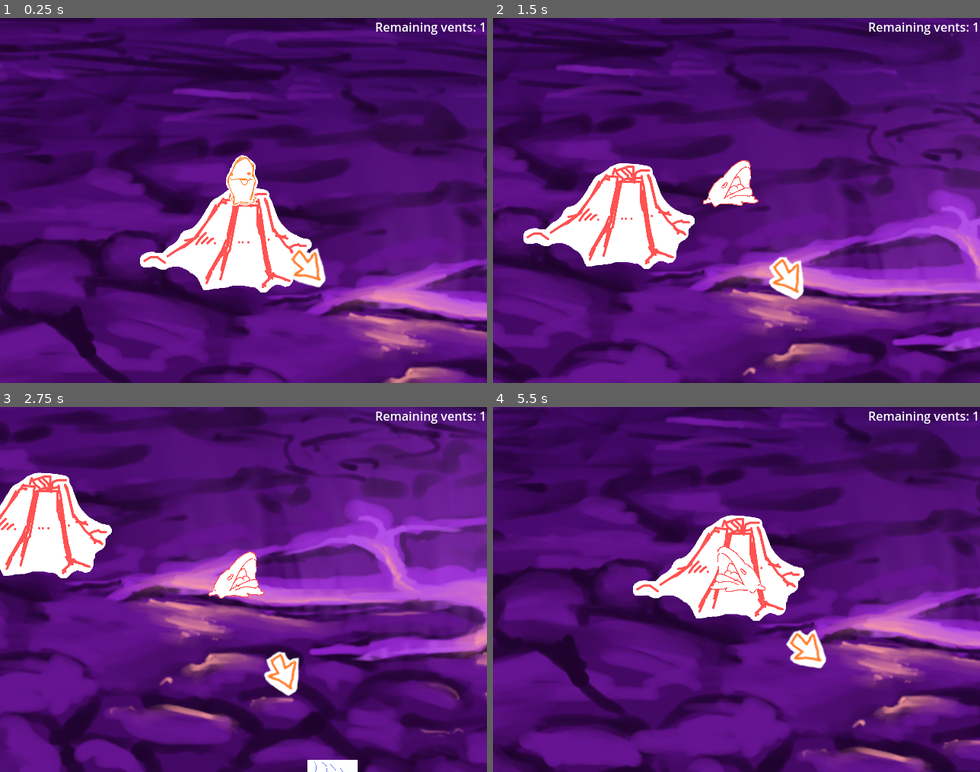
Above: before the commit, frames 1-4 (two rows, left to right).
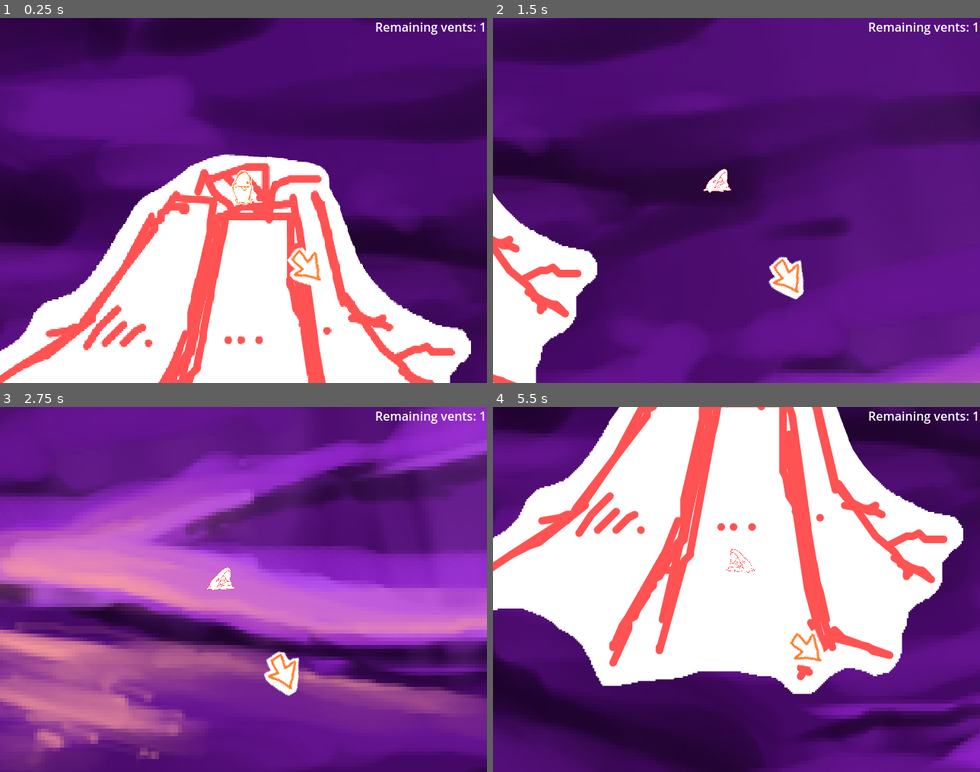
Above: after the commit, the same moments.

Repository: NBumgardner/godot-wild-jam-88-game
Game: Godot game, scene res://main.tscn
Two runs of this game, one before a commit and one after it. Both use one fixed random seed, a clock stepped at 60 frames per second and the inputs below.
Inputs:
- Up to frame 1 (0.25 s): no input
- Up to frame 2 (1.5 s): tap Enter at 0.5 s; hold D (move_right) 0.53-1.28 s; tap Space (action) at 0.6, 1.35 s; hold S (move_down) from 1.28 s (still down)
- Up to frame 3 (2.75 s): release S (move_down) at 2.03 s; hold D (move_right) from 2.03 s (still down); tap Space (action) at 2.1 s
- Up to frame 4 (5.5 s): release D (move_right) at 2.78 s; hold W (move_up) 2.78-3.53 s; tap Space (action) every 0.75 s from 2.85 to 5.1 s; hold A (move_left) 3.53-5.03 s; hold S (move_down) from 5.03 s (still down)

The runs differ from the first frame. In frame 1, 68% of the frame differs, in the area x 0-100%, y 0-100%; in frame 2, 54%; in frame 3, 75%; in frame 4, 79%.

Commit message:
Rescaled player and camera based on sprite

Diff:
--- a/game/objects/player/player.tscn
+++ b/game/objects/player/player.tscn
@@ -1,274 +1,15 @@
-[gd_scene load_steps=34 format=3 uid="uid://cxgg604ulakso"]
+[gd_scene load_steps=18 format=3 uid="uid://cxgg604ulakso"]
 
 [ext_resource type="Script" uid="uid://d18i42fgylo6r" path="res://objects/player/player.gd" id="1_cqmt1"]
-[ext_resource type="Texture2D" uid="uid://6h2d01pimccl" path="res://objects/player/sprites/idle.tres" id="2_ssrue"]
-[ext_resource type="Texture2D" uid="uid://bf1hixc6y61xx" path="res://objects/player/sprites/moving.tres" id="3_jnjyq"]
-[ext_resource type="Texture2D" uid="uid://dyw8lbv6odugr" path="res://objects/player/sprites/silly.tres" id="4_jnjyq"]
-[ext_resource type="Texture2D" uid="uid://c701iwoi2b0a3" path="res://objects/player/sprites/blah.png" id="5_gnkmh"]
+[ext_resource type="Texture2D" uid="uid://dwpv60otyffeg" path="res://objects/player/sprites/slime_0000.png" id="2_gnkmh"]
+[ext_resource type="AnimationLibrary" uid="uid://dnwvt6fbjyffo" path="res://objects/player/player_animation_library.tres" id="3_jnjyq"]
+[ext_resource type="AnimationNodeBlendTree" uid="uid://dg8vy0fsy784s" path="res://objects/player/player_animation_tree.tres" id="6_xkryw"]
+
+[sub_resource type="CircleShape2D" id="CircleShape2D_gnkmh"]
+radius = 40.012497
 
 [sub_resource type="CircleShape2D" id="CircleShape2D_5lq1w"]
-radius = 48.373547
-
-[sub_resource type="Animation" id="Animation_xkryw"]
-length = 0.001
-tracks/0/type = "value"
-tracks/0/imported = false
-tracks/0/enabled = true
-tracks/0/path = NodePath("Sprite2D:texture")
-tracks/0/interp = 1
-tracks/0/loop_wrap = true
-tracks/0/keys = {
-"times": PackedFloat32Array(0),
-"transitions": PackedFloat32Array(1),
-"update": 1,
-"values": [ExtResource("2_ssrue")]
-}
-tracks/1/type = "value"
-tracks/1/imported = false
-tracks/1/enabled = true
-tracks/1/path = NodePath("Sprite2D:position")
-tracks/1/interp = 1
-tracks/1/loop_wrap = true
-tracks/1/keys = {
-"times": PackedFloat32Array(0),
-"transitions": PackedFloat32Array(1),
-"update": 0,
-"values": [Vector2(-2, -93)]
-}
-tracks/2/type = "value"
-tracks/2/imported = false
-tracks/2/enabled = true
-tracks/2/path = NodePath("Sprite2D:scale")
-tracks/2/interp = 1
-tracks/2/loop_wrap = true
-tracks/2/keys = {
-"times": PackedFloat32Array(0),
-"transitions": PackedFloat32Array(1),
-"update": 0,
-"values": [Vector2(1, 1)]
-}
-
-[sub_resource type="Animation" id="Animation_xgwla"]
-resource_name = "blah"
-step = 0.0333333
-tracks/0/type = "value"
-tracks/0/imported = false
-tracks/0/enabled = true
-tracks/0/path = NodePath("Sprite2D:texture")
-tracks/0/interp = 1
-tracks/0/loop_wrap = true
-tracks/0/keys = {
-"times": PackedFloat32Array(0),
-"transitions": PackedFloat32Array(1),
-"update": 1,
-"values": [ExtResource("5_gnkmh")]
-}
-tracks/1/type = "value"
-tracks/1/imported = false
-tracks/1/enabled = true
-tracks/1/path = NodePath("Sprite2D:scale")
-tracks/1/interp = 1
-tracks/1/loop_wrap = true
-tracks/1/keys = {
-"times": PackedFloat32Array(0),
-"transitions": PackedFloat32Array(1),
-"update": 0,
-"values": [Vector2(-0.407, 0.407)]
-}
-tracks/2/type = "value"
-tracks/2/imported = false
-tracks/2/enabled = true
-tracks/2/path = NodePath("Sprite2D:position")
-tracks/2/interp = 1
-tracks/2/loop_wrap = true
-tracks/2/keys = {
-"times": PackedFloat32Array(0),
-"transitions": PackedFloat32Array(1),
-"update": 0,
-"values": [Vector2(-1.9999924, -63)]
-}
-
-[sub_resource type="Animation" id="Animation_gnkmh"]
-resource_name = "idle"
-loop_mode = 1
-step = 0.0333333
-tracks/0/type = "value"
-tracks/0/imported = false
-tracks/0/enabled = true
-tracks/0/path = NodePath("Sprite2D:texture")
-tracks/0/interp = 1
-tracks/0/loop_wrap = true
-tracks/0/keys = {
-"times": PackedFloat32Array(0),
-"transitions": PackedFloat32Array(1),
-"update": 1,
-"values": [ExtResource("2_ssrue")]
-}
-tracks/1/type = "value"
-tracks/1/imported = false
-tracks/1/enabled = true
-tracks/1/path = NodePath("Sprite2D:position")
-tracks/1/interp = 1
-tracks/1/loop_wrap = true
-tracks/1/keys = {
-"times": PackedFloat32Array(0),
-"transitions": PackedFloat32Array(1),
-"update": 0,
-"values": [Vector2(-2, -93)]
-}
-tracks/2/type = "value"
-tracks/2/imported = false
-tracks/2/enabled = true
-tracks/2/path = NodePath("Sprite2D:scale")
-tracks/2/interp = 1
-tracks/2/loop_wrap = true
-tracks/2/keys = {
-"times": PackedFloat32Array(0),
-"transitions": PackedFloat32Array(1),
-"update": 0,
-"values": [Vector2(1, 1)]
-}
-
-[sub_resource type="Animation" id="Animation_ow0dq"]
-resource_name = "moving"
-loop_mode = 1
-step = 0.0333333
-tracks/0/type = "value"
-tracks/0/imported = false
-tracks/0/enabled = true
-tracks/0/path = NodePath("Sprite2D:texture")
-tracks/0/interp = 1
-tracks/0/loop_wrap = true
-tracks/0/keys = {
-"times": PackedFloat32Array(0),
-"transitions": PackedFloat32Array(1),
-"update": 1,
-"values": [ExtResource("3_jnjyq")]
-}
-tracks/1/type = "value"
-tracks/1/imported = false
-tracks/1/enabled = true
-tracks/1/path = NodePath("Sprite2D:position")
-tracks/1/interp = 1
-tracks/1/loop_wrap = true
-tracks/1/keys = {
-"times": PackedFloat32Array(0, 0.5, 1),
-"transitions": PackedFloat32Array(1, 1, 1),
-"update": 0,
-"values": [Vector2(28.000002, -77), Vector2(28, -61), Vector2(28.000002, -77)]
-}
-tracks/2/type = "value"
-tracks/2/imported = false
-tracks/2/enabled = true
-tracks/2/path = NodePath("Sprite2D:scale")
-tracks/2/interp = 1
-tracks/2/loop_wrap = true
-tracks/2/keys = {
-"times": PackedFloat32Array(0, 0.5, 1),
-"transitions": PackedFloat32Array(1, 1, 1),
-"update": 0,
-"values": [Vector2(1.4299363, 1.4299363), Vector2(1.4299363, 1.1226115), Vector2(1.4299363, 1.4299363)]
-}
-
-[sub_resource type="Animation" id="Animation_m4kly"]
-resource_name = "silly"
-step = 0.0333333
-tracks/0/type = "value"
-tracks/0/imported = false
-tracks/0/enabled = true
-tracks/0/path = NodePath("Sprite2D:texture")
-tracks/0/interp = 1
-tracks/0/loop_wrap = true
-tracks/0/keys = {
-"times": PackedFloat32Array(0),
-"transitions": PackedFloat32Array(1),
-"update": 1,
-"values": [ExtResource("4_jnjyq")]
-}
-tracks/1/type = "value"
-tracks/1/imported = false
-tracks/1/enabled = true
-tracks/1/path = NodePath("Sprite2D:scale")
-tracks/1/interp = 1
-tracks/1/loop_wrap = true
-tracks/1/keys = {
-"times": PackedFloat32Array(0),
-"transitions": PackedFloat32Array(1),
-"update": 0,
-"values": [Vector2(1, 1)]
-}
-tracks/2/type = "value"
-tracks/2/imported = false
-tracks/2/enabled = true
-tracks/2/path = NodePath("Sprite2D:position")
-tracks/2/interp = 1
-tracks/2/loop_wrap = true
-tracks/2/keys = {
-"times": PackedFloat32Array(0),
-"transitions": PackedFloat32Array(1),
-"update": 0,
-"values": [Vector2(-5, -88)]
-}
-
-[sub_resource type="AnimationLibrary" id="AnimationLibrary_m4kly"]
-_data = {
-&"RESET": SubResource("Animation_xkryw"),
-&"blah": SubResource("Animation_xgwla"),
-&"idle": SubResource("Animation_gnkmh"),
-&"moving": SubResource("Animation_ow0dq"),
-&"silly": SubResource("Animation_m4kly")
-}
-
-[sub_resource type="AnimationNodeAnimation" id="AnimationNodeAnimation_ow0dq"]
-animation = &"blah"
-
-[sub_resource type="AnimationNodeOneShot" id="AnimationNodeOneShot_m4kly"]
-
-[sub_resource type="AnimationNodeAnimation" id="AnimationNodeAnimation_xkryw"]
-animation = &"moving"
-
-[sub_resource type="AnimationNodeAnimation" id="AnimationNodeAnimation_gnkmh"]
-animation = &"idle"
-
-[sub_resource type="AnimationNodeAnimation" id="AnimationNodeAnimation_m4kly"]
-animation = &"silly"
-
-[sub_resource type="AnimationNodeOneShot" id="AnimationNodeOneShot_xgwla"]
-autorestart = true
-autorestart_delay = 3.0
-autorestart_random_delay = 4.0
-
-[sub_resource type="AnimationNodeBlendTree" id="AnimationNodeBlendTree_bi5m7"]
-graph_offset = Vector2(-524, -26)
-nodes/output/position = Vector2(240, 100)
-nodes/Animation/node = SubResource("AnimationNodeAnimation_m4kly")
-nodes/Animation/position = Vector2(-240, 220)
-nodes/OneShot/node = SubResource("AnimationNodeOneShot_xgwla")
-nodes/OneShot/position = Vector2(0, 100)
-"nodes/Animation 2/node" = SubResource("AnimationNodeAnimation_gnkmh")
-"nodes/Animation 2/position" = Vector2(-240, 40)
-node_connections = [&"output", 0, &"OneShot", &"OneShot", 0, &"Animation 2", &"OneShot", 1, &"Animation"]
-
-[sub_resource type="AnimationNodeBlendSpace1D" id="AnimationNodeBlendSpace1D_ow0dq"]
-blend_point_0/node = SubResource("AnimationNodeAnimation_xkryw")
-blend_point_0/pos = 1.0
-blend_point_1/node = SubResource("AnimationNodeBlendTree_bi5m7")
-blend_point_1/pos = 0.0
-min_space = 0.0
-
-[sub_resource type="AnimationNodeBlendTree" id="AnimationNodeBlendTree_m4kly"]
-graph_offset = Vector2(-805, 4)
-nodes/output/position = Vector2(300, 200)
-nodes/MovingBlendSpace/node = SubResource("AnimationNodeBlendSpace1D_ow0dq")
-nodes/MovingBlendSpace/position = Vector2(-480, 220)
-nodes/BlahOneShot/node = SubResource("AnimationNodeOneShot_m4kly")
-nodes/BlahOneShot/position = Vector2(2.1373665, 218.52255)
-nodes/Animation/node = SubResource("AnimationNodeAnimation_ow0dq")
-nodes/Animation/position = Vector2(-200, 340)
-node_connections = [&"output", 0, &"BlahOneShot", &"BlahOneShot", 0, &"MovingBlendSpace", &"BlahOneShot", 1, &"Animation"]
-
-[sub_resource type="CircleShape2D" id="CircleShape2D_gnkmh"]
-radius = 64.0
+radius = 14.142136
 
 [sub_resource type="Gradient" id="Gradient_gnkmh"]
 offsets = PackedFloat32Array(0.82, 1)
@@ -329,29 +70,7 @@
 collision_layer = 5
 motion_mode = 1
 script = ExtResource("1_cqmt1")
-
-[node name="CollisionShape2D" type="CollisionShape2D" parent="."]
-shape = SubResource("CircleShape2D_5lq1w")
-
-[node name="Sprite2D" type="Sprite2D" parent="."]
-position = Vector2(-2, -93)
-texture = ExtResource("2_ssrue")
-
-[node name="AnimationPlayer" type="AnimationPlayer" parent="."]
-libraries = {
-&"": SubResource("AnimationLibrary_m4kly")
-}
-
-[node name="AnimationTree" type="AnimationTree" parent="."]
-tree_root = SubResource("AnimationNodeBlendTree_m4kly")
-anim_player = NodePath("../AnimationPlayer")
-parameters/MovingBlendSpace/blend_position = 0.0014925373
-parameters/MovingBlendSpace/1/OneShot/active = false
-parameters/MovingBlendSpace/1/OneShot/internal_active = false
-parameters/MovingBlendSpace/1/OneShot/request = 0
-parameters/BlahOneShot/active = false
-parameters/BlahOneShot/internal_active = false
-parameters/BlahOneShot/request = 0
+metadata/_edit_horizontal_guides_ = [-67.0]
 
 [node name="VentDetector" type="Area2D" parent="."]
 collision_layer = 0
@@ -362,8 +81,34 @@
 shape = SubResource("CircleShape2D_gnkmh")
 debug_color = Color(0.99607843, 0, 0.22745098, 0.26666668)
 
+[node name="CollisionShape2D" type="CollisionShape2D" parent="."]
+shape = SubResource("CircleShape2D_5lq1w")
+
+[node name="Sprite2D" type="Sprite2D" parent="."]
+physics_interpolation_mode = 2
+position = Vector2(0, -21)
+texture = ExtResource("2_gnkmh")
+offset = Vector2(19.581293, -53.848553)
+
 [node name="SquirtParticles" type="GPUParticles2D" parent="."]
 emitting = false
 texture = SubResource("GradientTexture2D_xkryw")
 explosiveness = 0.71
 process_material = SubResource("ParticleProcessMaterial_ow0dq")
+
+[node name="AnimationPlayer" type="AnimationPlayer" parent="."]
+libraries = {
+&"": ExtResource("3_jnjyq")
+}
+
+[node name="AnimationTree" type="AnimationTree" parent="."]
+callback_mode_process = 0
+tree_root = ExtResource("6_xkryw")
+anim_player = NodePath("../AnimationPlayer")
+parameters/MovingBlendSpace/blend_position = 0.00074626866
+parameters/MovingBlendSpace/1/OneShot/active = false
+parameters/MovingBlendSpace/1/OneShot/internal_active = false
+parameters/MovingBlendSpace/1/OneShot/request = 0
+parameters/BlahOneShot/active = false
+parameters/BlahOneShot/internal_active = false
+parameters/BlahOneShot/request = 0
--- /dev/null
+++ b/game/objects/player/player_animation_library.tres
@@ -0,0 +1,216 @@
+[gd_resource type="AnimationLibrary" load_steps=10 format=3 uid="uid://dnwvt6fbjyffo"]
+
+[ext_resource type="Texture2D" uid="uid://dwpv60otyffeg" path="res://objects/player/sprites/slime_0000.png" id="1_qicga"]
+[ext_resource type="Texture2D" uid="uid://c701iwoi2b0a3" path="res://objects/player/sprites/blah.png" id="2_kds8d"]
+[ext_resource type="Texture2D" uid="uid://bf1hixc6y61xx" path="res://objects/player/sprites/moving.tres" id="3_mgqy2"]
+[ext_resource type="Texture2D" uid="uid://dyw8lbv6odugr" path="res://objects/player/sprites/silly.tres" id="4_d0dco"]
+
+[sub_resource type="Animation" id="Animation_xkryw"]
+length = 0.001
+tracks/0/type = "value"
+tracks/0/imported = false
+tracks/0/enabled = true
+tracks/0/path = NodePath("Sprite2D:texture")
+tracks/0/interp = 1
+tracks/0/loop_wrap = true
+tracks/0/keys = {
+"times": PackedFloat32Array(0),
+"transitions": PackedFloat32Array(1),
+"update": 1,
+"values": [ExtResource("1_qicga")]
+}
+tracks/1/type = "value"
+tracks/1/imported = false
+tracks/1/enabled = true
+tracks/1/path = NodePath("Sprite2D:position")
+tracks/1/interp = 1
+tracks/1/loop_wrap = true
+tracks/1/keys = {
+"times": PackedFloat32Array(0),
+"transitions": PackedFloat32Array(1),
+"update": 0,
+"values": [Vector2(0, -21)]
+}
+tracks/2/type = "value"
+tracks/2/imported = false
+tracks/2/enabled = true
+tracks/2/path = NodePath("Sprite2D:scale")
+tracks/2/interp = 1
+tracks/2/loop_wrap = true
+tracks/2/keys = {
+"times": PackedFloat32Array(0),
+"transitions": PackedFloat32Array(1),
+"update": 0,
+"values": [Vector2(1, 1)]
+}
+
+[sub_resource type="Animation" id="Animation_xgwla"]
+resource_name = "blah"
+step = 0.0333333
+tracks/0/type = "value"
+tracks/0/imported = false
+tracks/0/enabled = true
+tracks/0/path = NodePath("Sprite2D:texture")
+tracks/0/interp = 1
+tracks/0/loop_wrap = true
+tracks/0/keys = {
+"times": PackedFloat32Array(0),
+"transitions": PackedFloat32Array(1),
+"update": 1,
+"values": [ExtResource("2_kds8d")]
+}
+tracks/1/type = "value"
+tracks/1/imported = false
+tracks/1/enabled = true
+tracks/1/path = NodePath("Sprite2D:scale")
+tracks/1/interp = 1
+tracks/1/loop_wrap = true
+tracks/1/keys = {
+"times": PackedFloat32Array(0),
+"transitions": PackedFloat32Array(1),
+"update": 0,
+"values": [Vector2(-0.061499655, 0.061499644)]
+}
+tracks/2/type = "value"
+tracks/2/imported = false
+tracks/2/enabled = true
+tracks/2/path = NodePath("Sprite2D:position")
+tracks/2/interp = 1
+tracks/2/loop_wrap = true
+tracks/2/keys = {
+"times": PackedFloat32Array(0),
+"transitions": PackedFloat32Array(1),
+"update": 0,
+"values": [Vector2(0, -9)]
+}
+
+[sub_resource type="Animation" id="Animation_gnkmh"]
+resource_name = "idle"
+loop_mode = 1
+step = 0.0333333
+tracks/0/type = "value"
+tracks/0/imported = false
+tracks/0/enabled = true
+tracks/0/path = NodePath("Sprite2D:texture")
+tracks/0/interp = 1
+tracks/0/loop_wrap = true
+tracks/0/keys = {
+"times": PackedFloat32Array(0),
+"transitions": PackedFloat32Array(1),
+"update": 1,
+"values": [ExtResource("1_qicga")]
+}
+tracks/1/type = "value"
+tracks/1/imported = false
+tracks/1/enabled = true
+tracks/1/path = NodePath("Sprite2D:position")
+tracks/1/interp = 1
+tracks/1/loop_wrap = true
+tracks/1/keys = {
+"times": PackedFloat32Array(0),
+"transitions": PackedFloat32Array(1),
+"update": 0,
+"values": [Vector2(-19, 32)]
+}
+tracks/2/type = "value"
+tracks/2/imported = false
+tracks/2/enabled = true
+tracks/2/path = NodePath("Sprite2D:scale")
+tracks/2/interp = 1
+tracks/2/loop_wrap = true
+tracks/2/keys = {
+"times": PackedFloat32Array(0),
+"transitions": PackedFloat32Array(1),
+"update": 0,
+"values": [Vector2(1, 1)]
+}
+
+[sub_resource type="Animation" id="Animation_ow0dq"]
+resource_name = "moving"
+loop_mode = 1
+step = 0.0333333
+tracks/0/type = "value"
+tracks/0/imported = false
+tracks/0/enabled = true
+tracks/0/path = NodePath("Sprite2D:texture")
+tracks/0/interp = 1
+tracks/0/loop_wrap = true
+tracks/0/keys = {
+"times": PackedFloat32Array(0),
+"transitions": PackedFloat32Array(1),
+"update": 1,
+"values": [ExtResource("3_mgqy2")]
+}
+tracks/1/type = "value"
+tracks/1/imported = false
+tracks/1/enabled = true
+tracks/1/path = NodePath("Sprite2D:position")
+tracks/1/interp = 1
+tracks/1/loop_wrap = true
+tracks/1/keys = {
+"times": PackedFloat32Array(0, 0.5, 1),
+"transitions": PackedFloat32Array(1, 1, 1),
+"update": 0,
+"values": [Vector2(1.0000029, 1.0000001), Vector2(1, 4.7683716e-07), Vector2(1.0000029, 1.0000001)]
+}
+tracks/2/type = "value"
+tracks/2/imported = false
+tracks/2/enabled = true
+tracks/2/path = NodePath("Sprite2D:scale")
+tracks/2/interp = 1
+tracks/2/loop_wrap = true
+tracks/2/keys = {
+"times": PackedFloat32Array(0, 0.5, 1),
+"transitions": PackedFloat32Array(1, 1, 1),
+"update": 0,
+"values": [Vector2(0.30351943, 0.30351952), Vector2(0.3822382, 0.22600125), Vector2(0.30351943, 0.30351952)]
+}
+
+[sub_resource type="Animation" id="Animation_m4kly"]
+resource_name = "silly"
+step = 0.0333333
+tracks/0/type = "value"
+tracks/0/imported = false
+tracks/0/enabled = true
+tracks/0/path = NodePath("Sprite2D:texture")
+tracks/0/interp = 1
+tracks/0/loop_wrap = true
+tracks/0/keys = {
+"times": PackedFloat32Array(0),
+"transitions": PackedFloat32Array(1),
+"update": 1,
+"values": [ExtResource("4_d0dco")]
+}
+tracks/1/type = "value"
+tracks/1/imported = false
+tracks/1/enabled = true
+tracks/1/path = NodePath("Sprite2D:scale")
+tracks/1/interp = 1
+tracks/1/loop_wrap = true
+tracks/1/keys = {
+"times": PackedFloat32Array(0),
+"transitions": PackedFloat32Array(1),
+"update": 0,
+"values": [Vector2(0.20820025, 0.2082002)]
+}
+tracks/2/type = "value"
+tracks/2/imported = false
+tracks/2/enabled = true
+tracks/2/path = NodePath("Sprite2D:position")
+tracks/2/interp = 1
+tracks/2/loop_wrap = true
+tracks/2/keys = {
+"times": PackedFloat32Array(0),
+"transitions": PackedFloat32Array(1),
+"update": 0,
+"values": [Vector2(-5, -6)]
+}
+
+[resource]
+_data = {
+&"RESET": SubResource("Animation_xkryw"),
+&"blah": SubResource("Animation_xgwla"),
+&"idle": SubResource("Animation_gnkmh"),
+&"moving": SubResource("Animation_ow0dq"),
+&"silly": SubResource("Animation_m4kly")
+}
--- /dev/null
+++ b/game/objects/player/player_animation_tree.tres
@@ -0,0 +1,49 @@
+[gd_resource type="AnimationNodeBlendTree" load_steps=9 format=3 uid="uid://dg8vy0fsy784s"]
+
+[sub_resource type="AnimationNodeAnimation" id="AnimationNodeAnimation_ow0dq"]
+animation = &"blah"
+
+[sub_resource type="AnimationNodeOneShot" id="AnimationNodeOneShot_m4kly"]
+
+[sub_resource type="AnimationNodeAnimation" id="AnimationNodeAnimation_xkryw"]
+animation = &"moving"
+
+[sub_resource type="AnimationNodeAnimation" id="AnimationNodeAnimation_gnkmh"]
+animation = &"idle"
+
+[sub_resource type="AnimationNodeAnimation" id="AnimationNodeAnimation_m4kly"]
+animation = &"silly"
+
+[sub_resource type="AnimationNodeOneShot" id="AnimationNodeOneShot_xgwla"]
+autorestart = true
+autorestart_delay = 3.0
+autorestart_random_delay = 4.0
+
+[sub_resource type="AnimationNodeBlendTree" id="AnimationNodeBlendTree_bi5m7"]
+graph_offset = Vector2(-397.16003, -21.51001)
+nodes/output/position = Vector2(380, 60)
+nodes/Animation/node = SubResource("AnimationNodeAnimation_m4kly")
+nodes/Animation/position = Vector2(-220, 240)
+nodes/OneShot/node = SubResource("AnimationNodeOneShot_xgwla")
+nodes/OneShot/position = Vector2(140, 60)
+"nodes/Animation 2/node" = SubResource("AnimationNodeAnimation_gnkmh")
+"nodes/Animation 2/position" = Vector2(-240, 40)
+node_connections = [&"output", 0, &"OneShot", &"OneShot", 0, &"Animation 2", &"OneShot", 1, &"Animation"]
+
+[sub_resource type="AnimationNodeBlendSpace1D" id="AnimationNodeBlendSpace1D_ow0dq"]
+blend_point_0/node = SubResource("AnimationNodeAnimation_xkryw")
+blend_point_0/pos = 1.0
+blend_point_1/node = SubResource("AnimationNodeBlendTree_bi5m7")
+blend_point_1/pos = 0.0
+min_space = 0.0
+
+[resource]
+graph_offset = Vector2(-520.11426, 87.71106)
+nodes/output/position = Vector2(300, 200)
+nodes/MovingBlendSpace/node = SubResource("AnimationNodeBlendSpace1D_ow0dq")
+nodes/MovingBlendSpace/position = Vector2(-480, 220)
+nodes/BlahOneShot/node = SubResource("AnimationNodeOneShot_m4kly")
+nodes/BlahOneShot/position = Vector2(2.1373665, 218.52255)
+nodes/Animation/node = SubResource("AnimationNodeAnimation_ow0dq")
+nodes/Animation/position = Vector2(-240, 340)
+node_connections = [&"output", 0, &"BlahOneShot", &"BlahOneShot", 0, &"MovingBlendSpace", &"BlahOneShot", 1, &"Animation"]
--- a/game/project.godot
+++ b/game/project.godot
@@ -65,5 +65,6 @@
 
 [rendering]
 
+textures/canvas_textures/default_texture_filter=0
 renderer/rendering_method="gl_compatibility"
 renderer/rendering_method.mobile="gl_compatibility"
--- a/game/scenes/level1/level1.tscn
+++ b/game/scenes/level1/level1.tscn
@@ -76,7 +76,6 @@
 
 [node name="Camera2D" type="Camera2D" parent="." node_paths=PackedStringArray("follow_node")]
 process_priority = 1
-zoom = Vector2(0.3, 0.3)
 limit_left = -4800
 limit_top = -2700
 limit_right = 4800
Binary file added: game/objects/player/sprites/slime_0000.png
Not shown, added: game/objects/player/sprites/slime_0000.png.import
